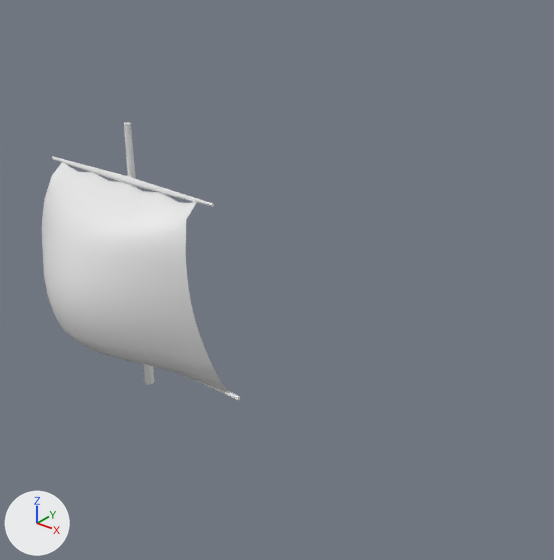
One commit to the Blender file Modelli_Finali/Sud-Ovest/Vele.blend: the scene before it, then after it.
The view is the same before and after, from a 50 mm lens placed at (12.73, -14.17, 11.03), pointed at (1.82, -0.53, 2.57). The lights are fixed; the arrows at lower left show +X, +Y and +Z.

Names of what the first picture shows: 'AlberoMaestro', 'Vela'.
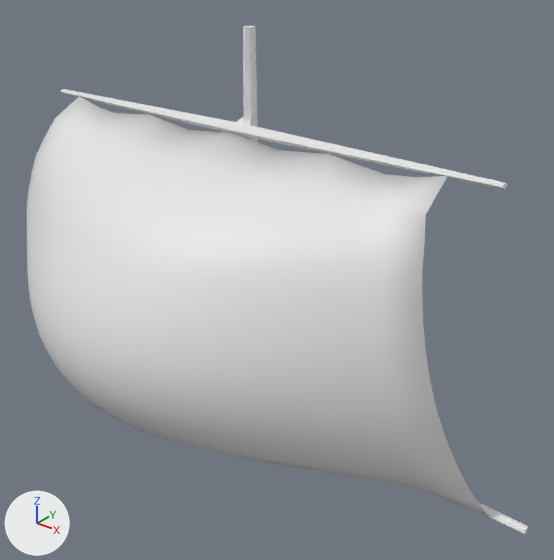
What differs and where, as boxes [x1, y1, x2, y2] in the pictures (554 x 560 px):
'AlberoMaestro', reshaped, moved, turned, rescaled
    before: [42, 162, 228, 393]
    after: [27, 96, 489, 517]
'Vela', reshaped, moved, turned, rescaled
    before: [52, 122, 240, 400]
    after: [60, 26, 529, 534]

Diff of the bpy script that builds the scene:
```diff
--- a/Modelli_Finali/Sud-Ovest/Vele.blend.py
+++ b/Modelli_Finali/Sud-Ovest/Vele.blend.py
@@ me_plane_002 @@
 me_plane_002.from_pydata(...)  # 289 vertices, 256 faces; spans x -1.33..1.33, y -0.99..1.0, z 0.0..0.88
 # used by ob_alberomaestro; location = (-4.03, -0.25, 1.03); rotation_euler = (1.571, 0.0, 0.0), in degrees (90, 0, 0); scale = (2.9, 2.9, 2.9)
+# me_plane_002 part 1: the whole mesh is multiplied about its middle by the matrix ((5.999, 0.0, 0.0), (0.0, 0.0, -5.999), (0.0, 4.016, 0.0)), then moved by (-0.09, -3.28, 5.56)
@@ me_cylinder_001 @@
 # used by ob_vela; location = (-4.03, -0.3, -1.84); rotation_euler = (0.0, 1.571, 0.0), in degrees (0, 90, 0); scale = (0.134, 0.134, 4.24)
-me_cylinder_001.from_pydata(...)  # 146 vertices, 144 faces; spans x -55.0..9.8, y -0.9..3.5, z -1.0..1.0
+me_cylinder_001.from_pydata(...)  # 146 vertices, 144 faces; spans x -8.8..8.8, y -0.9..0.3, z 0.0..12.4
+# me_cylinder_001 part 2: 146 of 146 vertices moved; they spanned x -55.0..9.8, y -0.9..3.5, z -1.0..1.0 and now span x -8.8..8.8, y -0.9..0.3, z 0.0..12.4; mean shift (21.7, -1.5, 6.0); largest move (-55.0, 2.2, 0.0) -> (0.2, 0.0, 12.4)
@@ ob_alberomaestro @@
 ob_alberomaestro = bpy.data.objects.new('AlberoMaestro', me_plane_002)
-ob_alberomaestro.location = (-4.03, -0.25, 1.03)
-ob_alberomaestro.rotation_euler = (1.571, 0.0, 0.0)  # degrees (90, 0, 0)
-ob_alberomaestro.scale = (2.9, 2.9, 2.9)
+ob_alberomaestro.location = (0.02, 0.63, -3.98)
@@ ob_vela @@
 ob_vela = bpy.data.objects.new('Vela', me_cylinder_001)
-ob_vela.location = (-4.03, -0.3, -1.84)
-ob_vela.rotation_euler = (0.0, 1.571, 0.0)  # degrees (0, 90, 0)
-ob_vela.scale = (0.134, 0.134, 4.24)
+ob_vela.location = (0.02, 0.63, -3.98)
```
